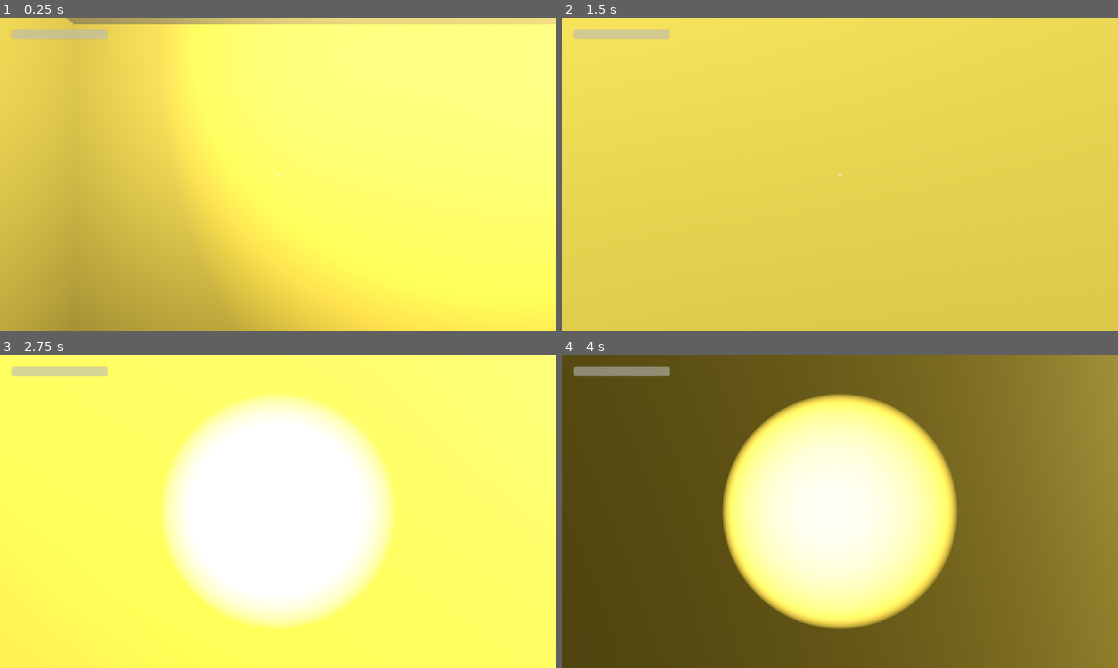
Above: before the commit, frames 1-4 (two rows, left to right).
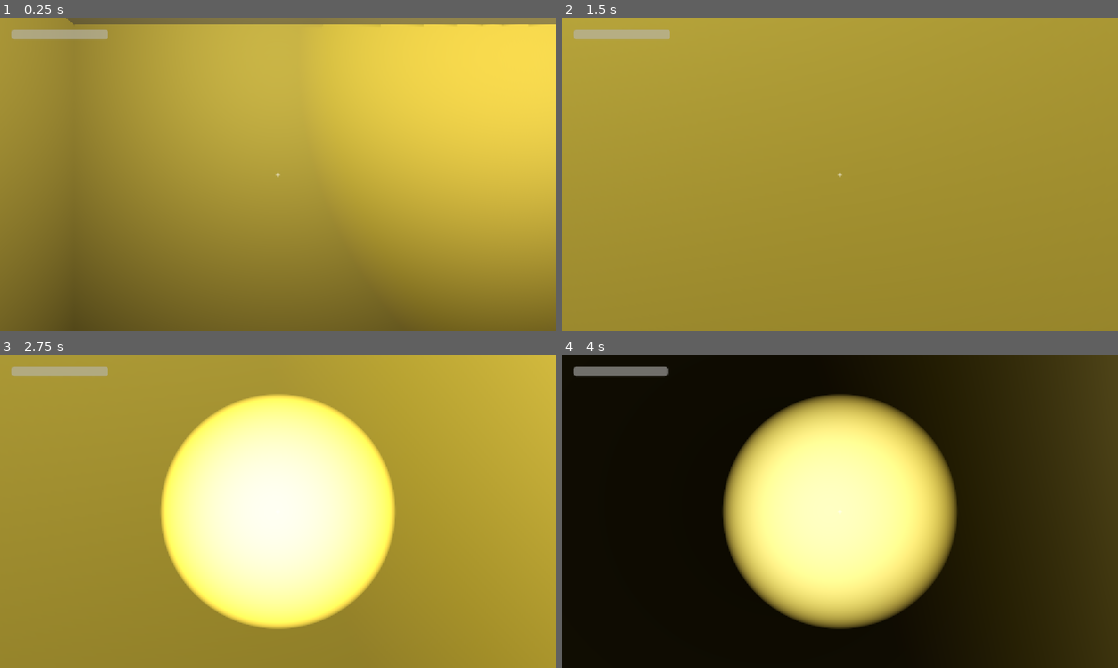
Above: after the commit, the same moments.

Repository: Aenopix/backrooms
Game: Godot game, scene res://scenes/Main.tscn
The game is run twice, just before and just after one commit, with the same random seed, the same clock (stepped at 60 frames per second) and the same inputs.
Inputs (mouse positions are in pixels of both pictures, inside the frame that each line leads up to):
- Up to frame 1 (0.25 s): no input
- Up to frame 2 (1.5 s): tap Enter at 0.5 s; move the mouse to (867, 174) at 0.52 s; hold W from 0.53 s (still down); tap F at 0.6, 1.35 s; tap Space at 1.25 s; move the mouse to (812, 174) at 1.27 s
- Up to frame 3 (2.75 s): keep holding W; move the mouse to (289, 505) at 2.02 s; tap F at 2.1 s
- Up to frame 4 (4 s): keep holding W; tap Enter at 2.75 s; move the mouse to (834, 517) at 2.77 s; tap F at 2.85, 3.6 s; move the mouse to (878, 514) at 3.52 s

The runs differ from the first frame. In frame 1, 100% of the frame differs, in the area x 0-100%, y 0-100%; in frame 2, 100%; in frame 3, 97%; in frame 4, 100%.

Commit message:
Darken the ambiance and tone down light brightness
Lower fluorescent base energy/flicker range and reach, dim the
world's ambient light, thicken the fog slightly, and pull back
the flashlight so it no longer washes out rooms.

Diff:
--- a/assets/environment/backrooms_env.tres
+++ b/assets/environment/backrooms_env.tres
@@ -4,9 +4,9 @@
 background_mode = 1
 background_color = Color(0.02, 0.02, 0.02, 1)
 ambient_light_source = 2
-ambient_light_color = Color(0.3, 0.28, 0.18, 1)
-ambient_light_energy = 0.15
+ambient_light_color = Color(0.2, 0.18, 0.12, 1)
+ambient_light_energy = 0.05
 fog_enabled = true
-fog_light_color = Color(0.55, 0.5, 0.3, 1)
-fog_density = 0.03
+fog_light_color = Color(0.4, 0.36, 0.22, 1)
+fog_density = 0.045
 tonemap_mode = 2
--- a/scenes/Player.tscn
+++ b/scenes/Player.tscn
@@ -20,8 +20,8 @@
 [node name="Flashlight" type="SpotLight3D" parent="Camera3D"]
 visible = false
 light_color = Color(1, 0.95, 0.85, 1)
-light_energy = 3.0
-spot_range = 8.0
+light_energy = 1.8
+spot_range = 7.0
 spot_angle = 30.0
 
 [node name="FootstepPlayer" type="AudioStreamPlayer3D" parent="."]
--- a/scripts/flicker_light.gd
+++ b/scripts/flicker_light.gd
@@ -2,8 +2,8 @@
 ## Randomized fluorescent flicker + a procedurally generated low buzz hum.
 ## Attach to an OmniLight3D that already has an AudioStreamPlayer3D child named "HumPlayer".
 
-@export var base_energy := 2.0
-@export var flicker_intensity := 0.6
+@export var base_energy := 1.0
+@export var flicker_intensity := 0.4
 @export var min_flicker_interval := 0.05
 @export var max_flicker_interval := 0.6
 @export var hum_frequency := 90.0
--- a/scripts/room_module.gd
+++ b/scripts/room_module.gd
@@ -79,7 +79,7 @@
 	var light := OmniLight3D.new()
 	light.name = "FluorescentLight"
 	light.position = Vector3(0, WALL_HEIGHT - 0.3, 0)
-	light.omni_range = CELL_SIZE * 1.4
+	light.omni_range = CELL_SIZE * 1.1
 	light.light_color = Color(1.0, 0.96, 0.78)
 	light.shadow_enabled = true
 
